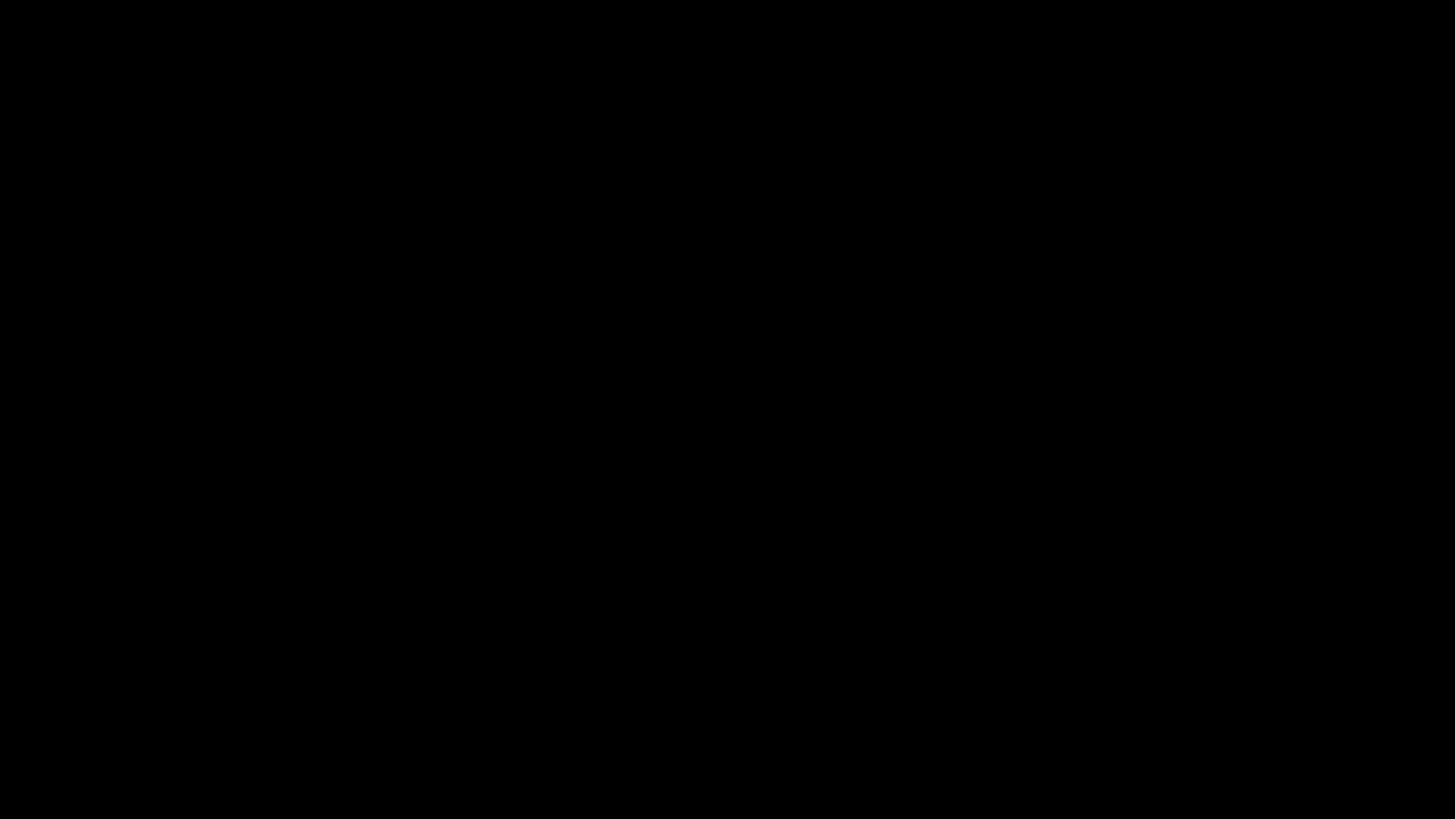
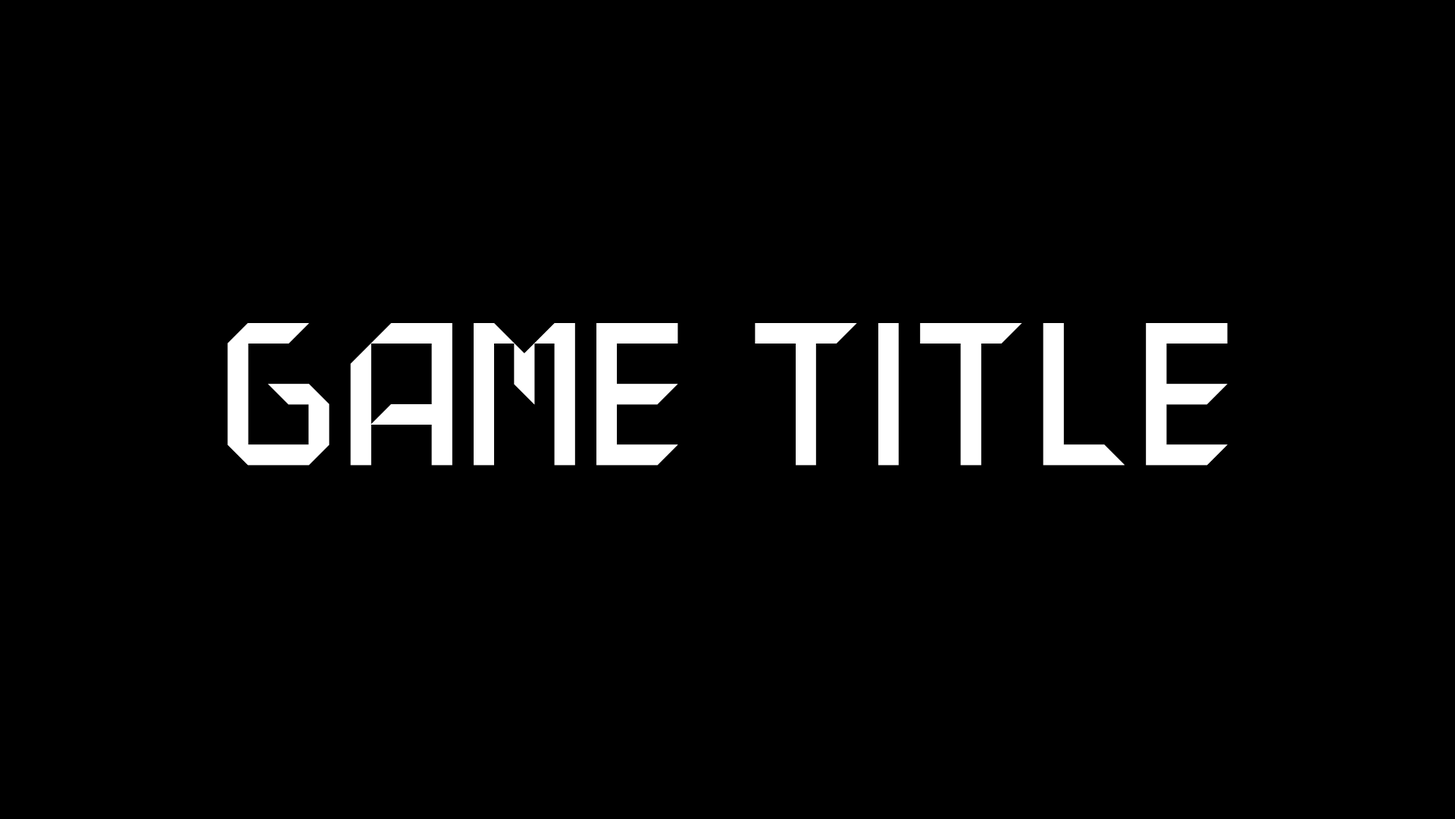
Comparing the layer stacks of the two 1455 x 819 images. Changes:
showed "GAME TITLE" over (227, 322, 1228, 466)
